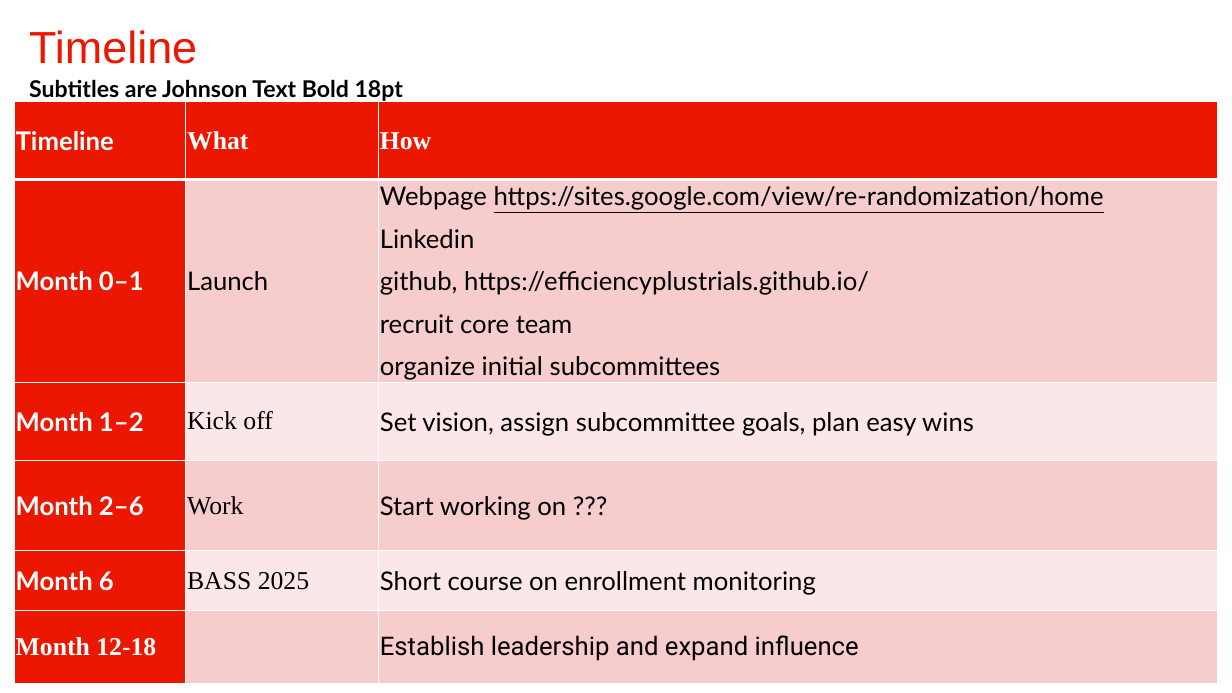
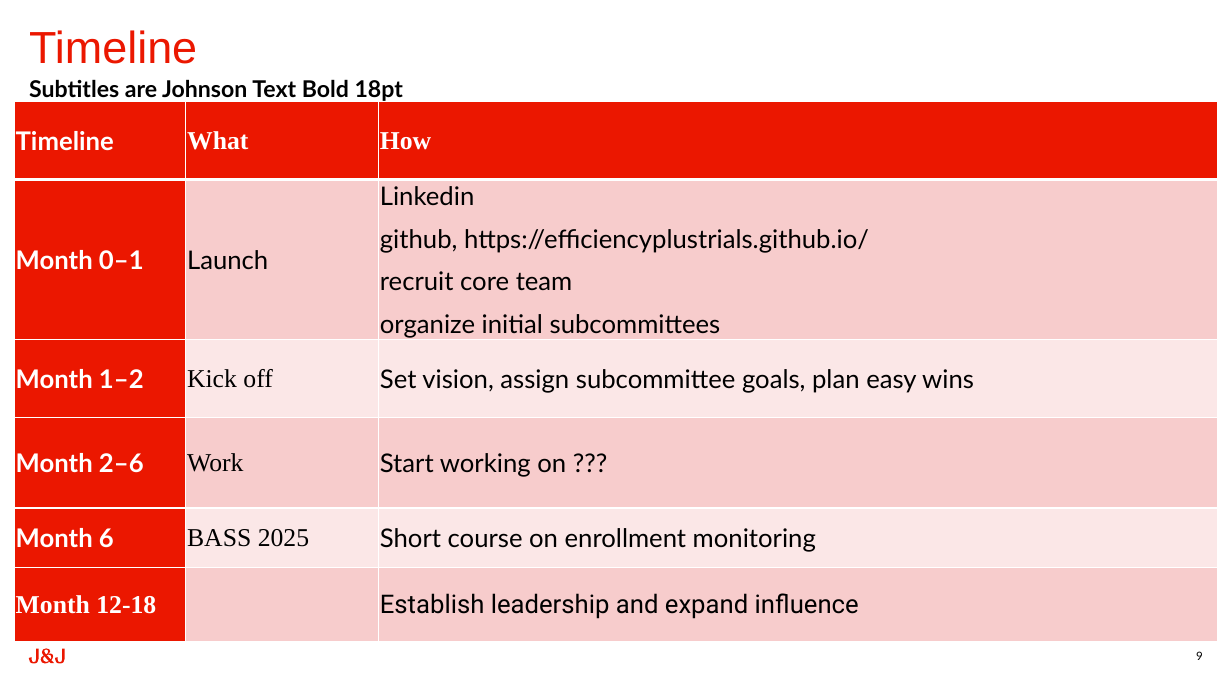
Before and after one commit to zhuoxinbms/efficiencyplustrials.github.io, a slide deck: slide 9 of Presentations/Pitch_deck.pptx (slide 8 before the commit). Drawn at 1232x693 pixels with LibreOffice and Linux fonts; fonts in the diff are those of the drawing. Boxes give left, top, right and bottom in pixels: in the first picture for what was removed or moved away, otherwise in the second. Text is boxed around its words. In the diff, an @@ line names an element or a change of style, - is before the commit and + after.

```diff
--- a/Presentations/Pitch_deck.pptx
+++ b/Presentations/Pitch_deck.pptx
@@ table at box(14, 102, 1218, 640) @@
-row 2, column 3: Webpage https://sites.google.com/view/re-randomization/home / Linkedin / github, https://efficiencyplustrials.github.io/ / recruit core team / organize initial subcommittees
+row 2, column 3: Linkedin / github, https://efficiencyplustrials.github.io/ / recruit core team / organize initial subcommittees
@@ page number added at box(1196, 651, 1203, 660), 9 pt, text #000000 @@
+9
```
Also in this commit, not shown: 3 other slides changed, 1 slide added, 2 other files.
